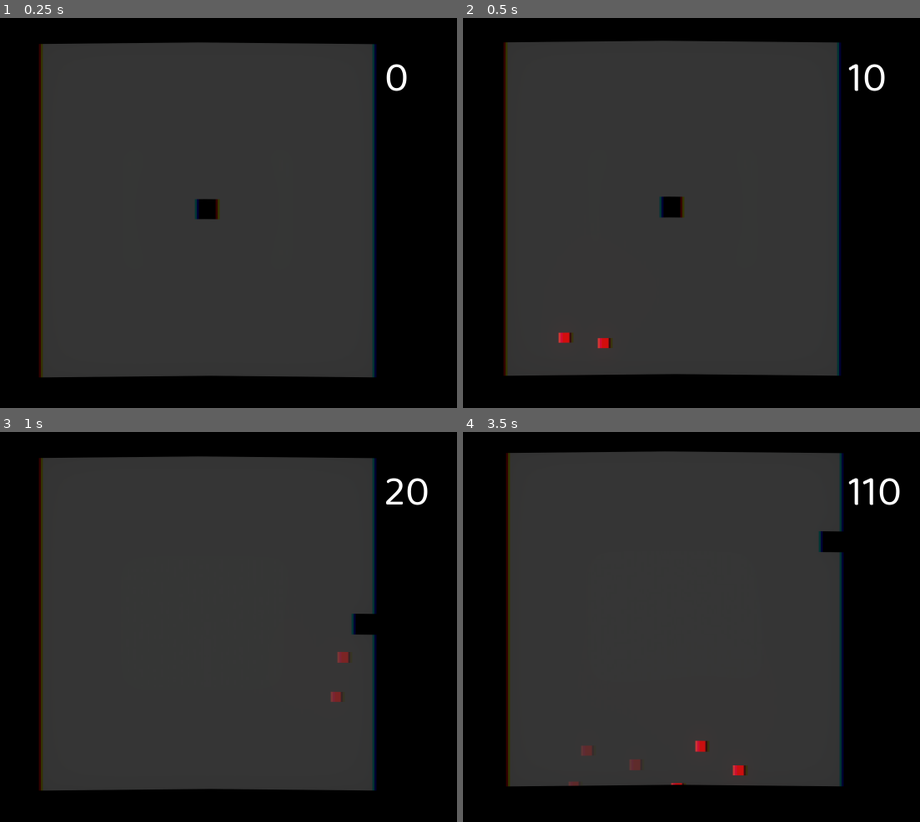
Above: before the commit, frames 1-4 (two rows, left to right).
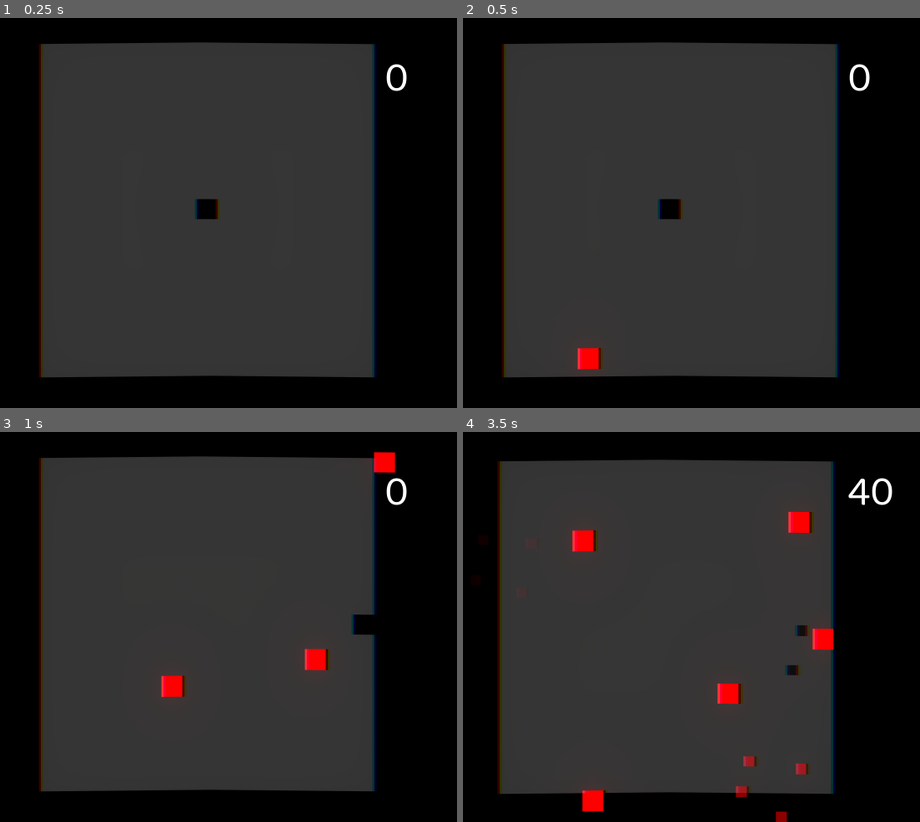
Above: after the commit, the same moments.

Repository: mariothedog/Dodge-and-Explode-
Game: Godot game, scene res://Levels/Endless Level.tscn
Same seed, same stepped clock (60 frames per second), same inputs: the game is played once before the commit and once after it. The engine's default icon, where the game draws it, is replaced by a stand-in: a white triangle on a blue panel in a dark square.
Inputs:
- Up to frame 1 (0.25 s): no input
- Up to frame 2 (0.5 s): no input
- Up to frame 3 (1 s): hold D (move_right) from 0.53 s (still down); tap Space (dash) at 0.6 s
- Up to frame 4 (3.5 s): release D (move_right) at 1.28 s; hold S (move_down) 1.28-2.03 s; tap Space (dash) at 1.35, 2.1, 2.85 s; hold D (move_right) 2.03-2.78 s; hold W (move_up) from 2.78 s (still down)

Frame 1 is identical in both runs. In frame 2, 3.4% of the frame differs, in the area x 8-93%, y 5-93%; in frame 3, 1.5%; in frame 4, 10%, in the area x 7-96%, y 4-100%.

Commit message:
Fixed enemy collision enabler bug [again].

Diff:
--- a/Enemies/Enemy.gd
+++ b/Enemies/Enemy.gd
@@ -11,8 +11,6 @@
 var target_dir
 
 func _ready():
-	$CollisionShape2D.set_deferred("disabled", true)
-
 	if target_dir:
 		velocity = target_dir * SPEED
 
@@ -39,8 +37,8 @@
 func set_target_dir(target_pos):
 	target_dir = position.direction_to(target_pos)
 
-func _on_Tile_Collision_Enabler_area_entered(_area):
-	$CollisionShape2D.set_deferred("disabled", false)
+func _on_Tile_Collision_Enabler_body_exited(_body):
+	collision_mask = 1
 
 func die():
 	emit_signal("dead")
--- a/Enemies/Enemy.tscn
+++ b/Enemies/Enemy.tscn
@@ -7,7 +7,7 @@
 
 [node name="Enemy" type="KinematicBody2D"]
 collision_layer = 4
-collision_mask = 3
+collision_mask = 0
 script = ExtResource( 1 )
 __meta__ = {
 "_edit_vertical_guides_": [ -24.0 ]
@@ -56,10 +56,9 @@
 
 [node name="Tile Collision Enabler" type="Area2D" parent="."]
 collision_layer = 0
-collision_mask = 8
 
 [node name="CollisionShape2D" type="CollisionShape2D" parent="Tile Collision Enabler"]
 shape = SubResource( 1 )
 
 [node name="Tween" type="Tween" parent="."]
-[connection signal="area_entered" from="Tile Collision Enabler" to="." method="_on_Tile_Collision_Enabler_area_entered"]
+[connection signal="body_exited" from="Tile Collision Enabler" to="." method="_on_Tile_Collision_Enabler_body_exited"]
--- a/Levels/Endless Level.tscn
+++ b/Levels/Endless Level.tscn
@@ -40,9 +40,6 @@
 "shape_transform": Transform2D( 1, 0, 0, 1, 0, 0 )
 } ]
 0/z_index = 0
-
-[sub_resource type="RectangleShape2D" id=6]
-extents = Vector2( 256, 256 )
 
 [sub_resource type="Shader" id=4]
 code = "shader_type canvas_item;
@@ -113,13 +110,13 @@
 
 [node name="Player" parent="." instance=ExtResource( 1 )]
 
-[node name="Enemies" type="Node2D" parent="."]
-
 [node name="TileMap" type="TileMap" parent="."]
 tile_set = SubResource( 3 )
-collision_mask = 6
+collision_mask = 2
 format = 1
 tile_data = PoolIntArray( -327689, 0, 0, -327688, 0, 0, -327687, 0, 0, -327686, 0, 0, -327685, 0, 0, -327684, 0, 0, -32 …(2041 unchanged characters)…
+
+[node name="Enemies" type="Node2D" parent="."]
 
 [node name="Corners" type="Node2D" parent="."]
 
@@ -134,13 +131,6 @@
 
 [node name="Bottom Right" type="Position2D" parent="Corners"]
 position = Vector2( 256, 256 )
-
-[node name="Level Area" type="Area2D" parent="."]
-collision_layer = 8
-collision_mask = 0
-
-[node name="CollisionShape2D" type="CollisionShape2D" parent="Level Area"]
-shape = SubResource( 6 )
 
 [node name="Spawn Enemy" type="Timer" parent="."]
 wait_time = 0.3
--- a/project.godot
+++ b/project.godot
@@ -70,7 +70,6 @@
 2d_physics/layer_1="Walls"
 2d_physics/layer_2="Player"
 2d_physics/layer_3="Enemies"
-2d_physics/layer_4="Level Area"
 
 [rendering]
 
Not shown: 1 places in Levels/Endless Level.tscn that only renumber resources
